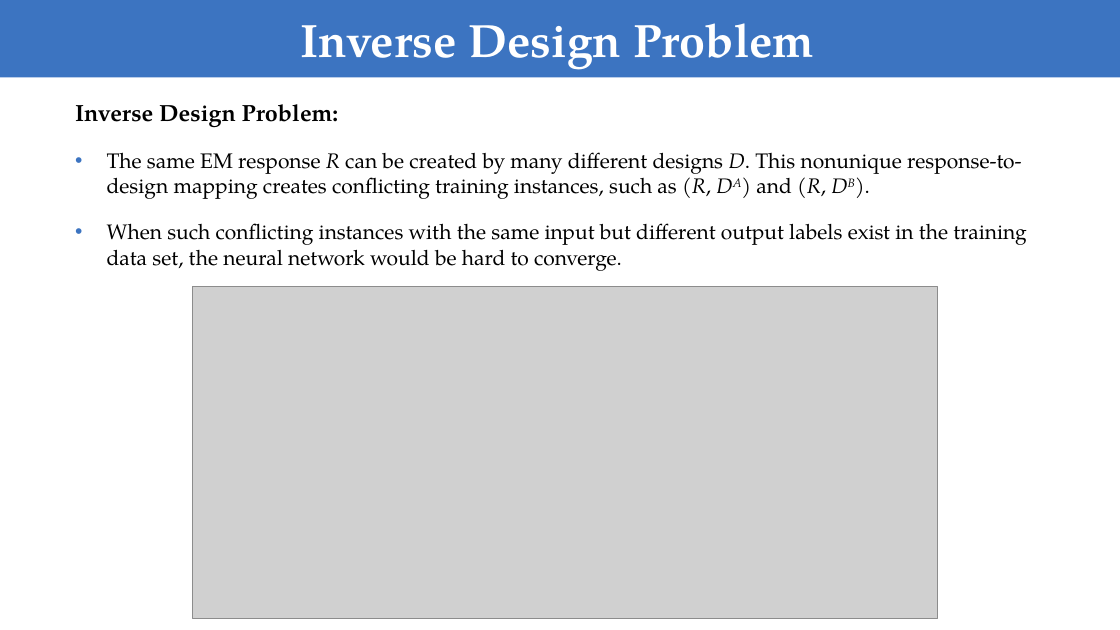
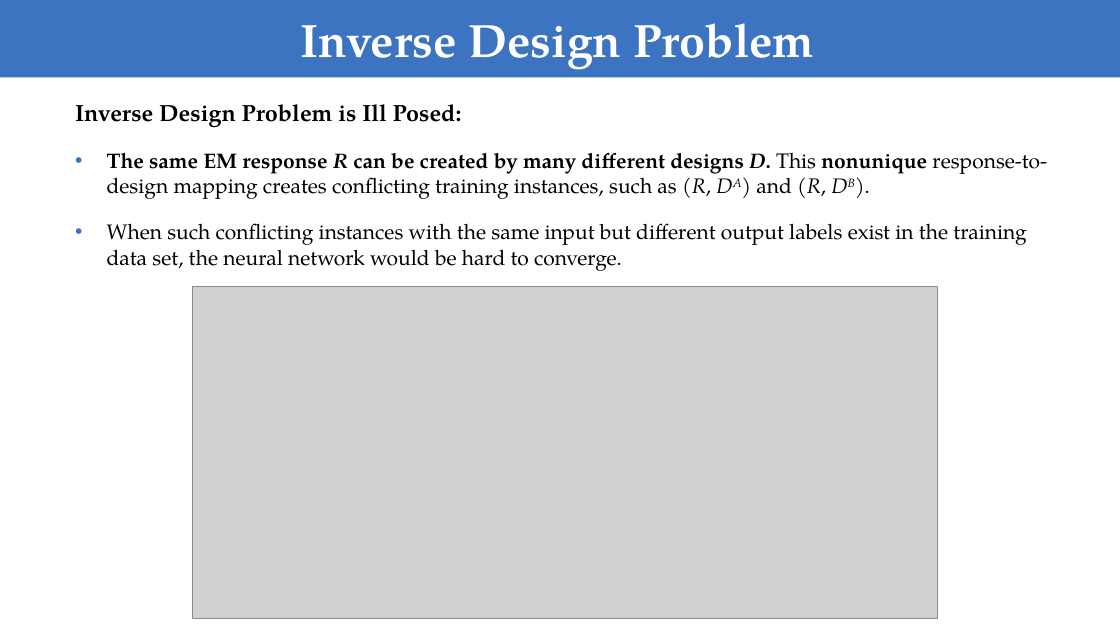
Before and after one commit to FiodarM/InvDesignNet, a slide deck: slide 6 of Training Deep Neural Networks for the Inverse Design of Nanophotonic Structures.pptx. Drawn at 1120x630 pixels with LibreOffice and Linux fonts; fonts in the diff are those of the drawing; grey boxes stand for pictures. Boxes give left, top, right and bottom in pixels: in the first picture for what was removed or moved away, otherwise in the second. Text is boxed around its words. In the diff, an @@ line names an element or a change of style, - is before the commit and + after.

```diff
--- a/Training Deep Neural Networks for the Inverse Design of Nanophotonic Structures.pptx
+++ b/Training Deep Neural Networks for the Inverse Design of Nanophotonic Structures.pptx
@@ text at bbox=[75, 104, 462, 128]: text changed @@
-Inverse Design Problem:
+Inverse Design Problem is Ill Posed:
@@ text at bbox=[107, 152, 1047, 199]: bold on in "The same EM response R can be ..." @@
```
Also in this commit, not shown: 11 other slides changed, 1 slide added.
